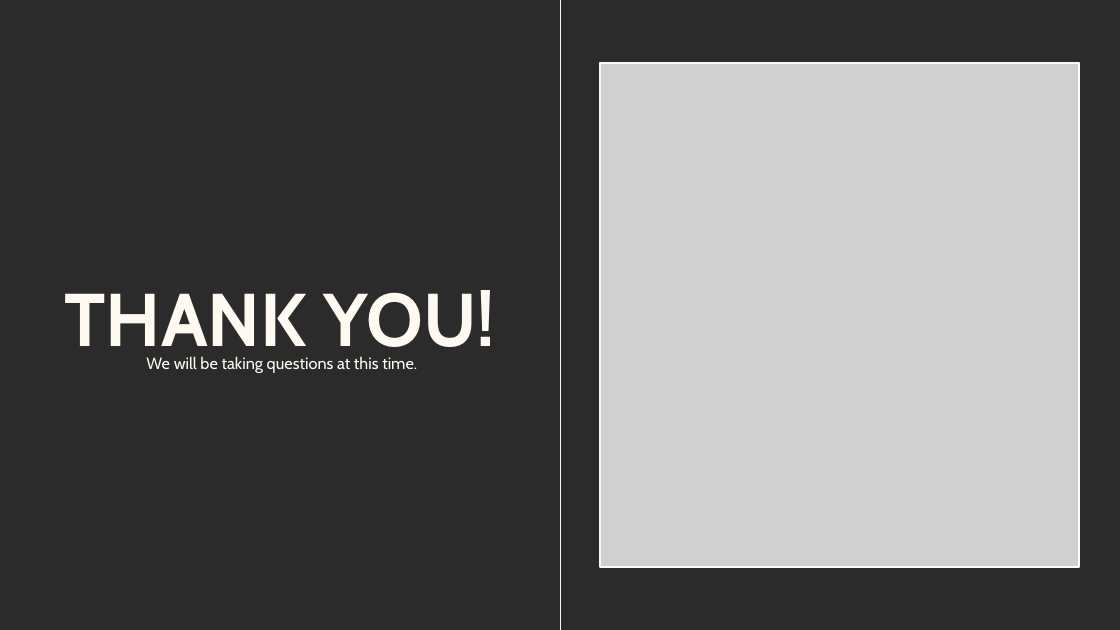
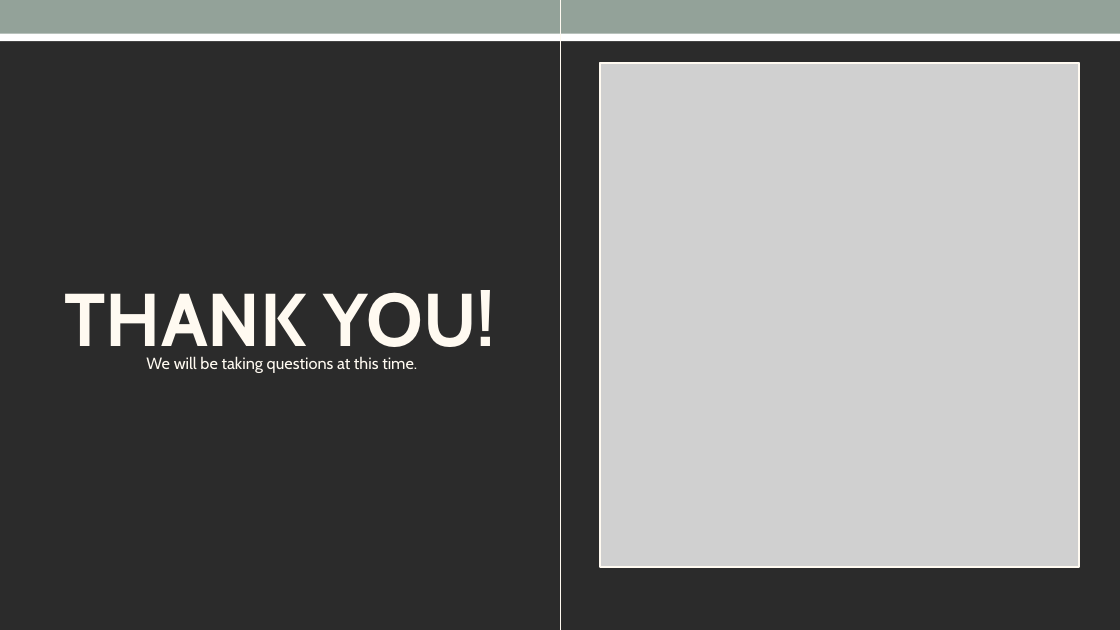
Before and after one commit to adnt01/stroke_factors_analysis, a slide deck: slide 21 of report_and_presentation/Cohort8_DS3_Presentation.pptx. Drawn at 1120x630 pixels with LibreOffice and Linux fonts; fonts in the diff are those of the drawing; grey boxes stand for pictures; background and template pictures are left out; a plain dark background stands for a picture behind light text. Boxes give left, top, right and bottom in pixels: in the first picture for what was removed or moved away, otherwise in the second. Text is boxed around its words. In the diff, an @@ line names an element or a change of style, - is before the commit and + after.

```diff
--- a/report_and_presentation/Cohort8_DS3_Presentation.pptx
+++ b/report_and_presentation/Cohort8_DS3_Presentation.pptx
@@ rectangle added at bbox=[0, 20, 1120, 41], fill #FFFFFF @@
@@ rectangle added at bbox=[0, 0, 1120, 34], fill #93A299 @@
```
Also in this commit, not shown: 19 other slides changed, 1 slide added, 1 slide removed.
